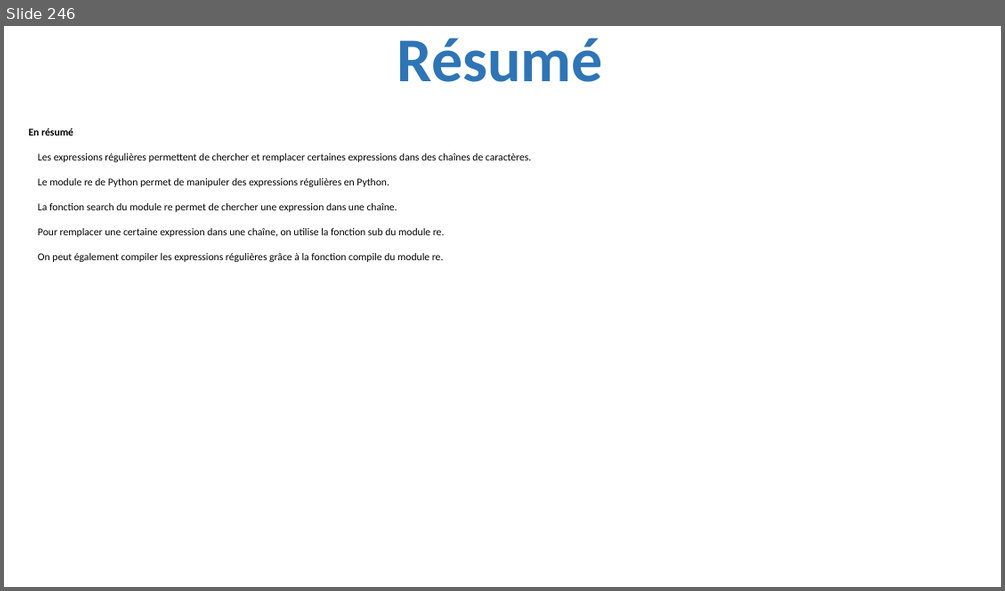
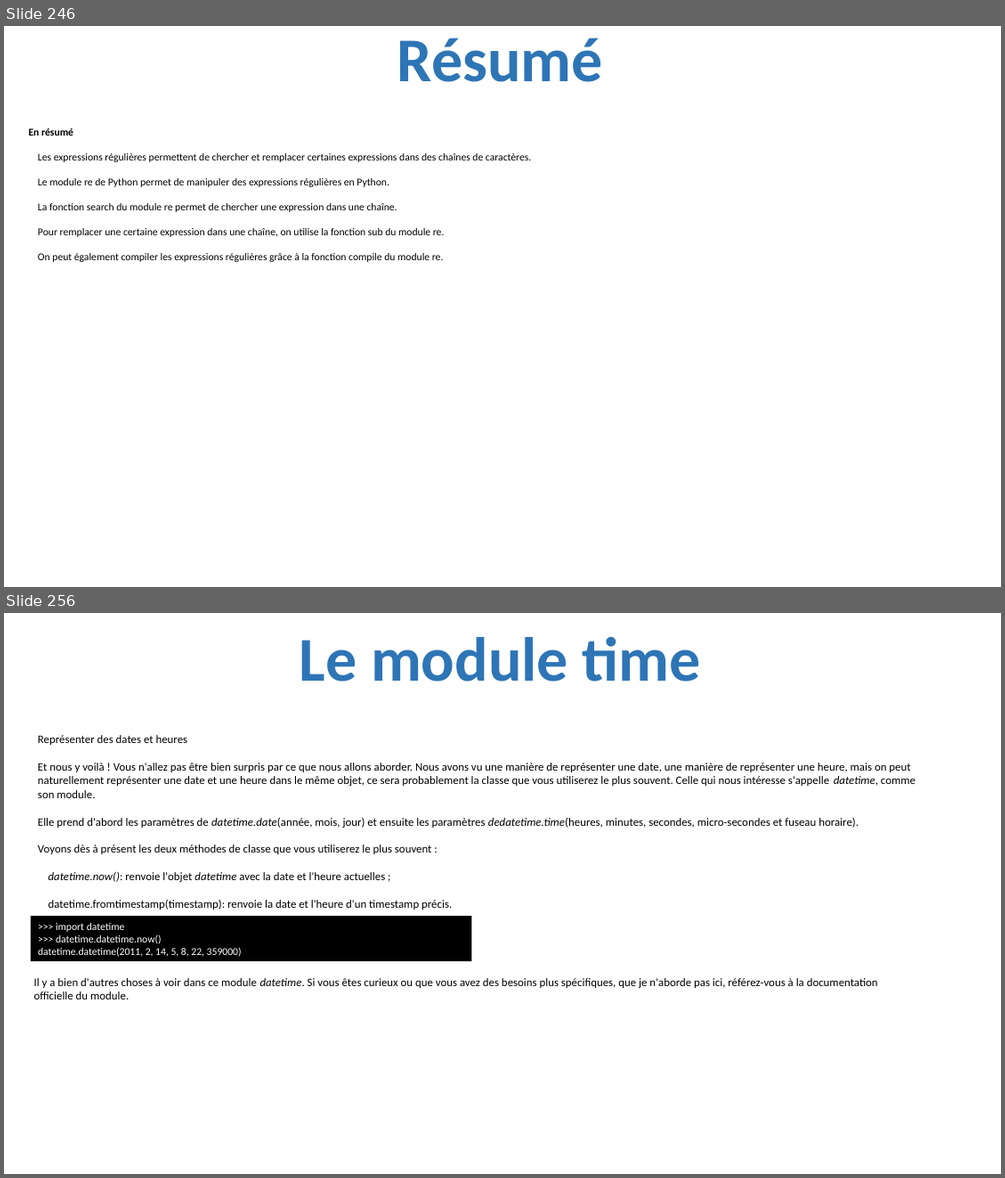
Before and after one commit to julienPalleau/PythonDoc, a slide deck: Python-resume.pptx. Shown one above the other, each under a label of ours: slide 246 before the commit, slides 246 and 256 after it; the slides between them are not shown. The pictures are 1005x591 and 1005x1178 pixels, drawn with LibreOffice and Linux fonts; fonts in the diff are those of the drawing. Boxes give left, top, right and bottom in pixels: in the first picture for what was removed or moved away, otherwise in the second. Text is boxed around its words. In the diff, an @@ line names an element or a change of style, - is before the commit and + after.

```diff
--- a/Python-resume.pptx
+++ b/Python-resume.pptx
@@ slide 256 added at bbox=[4, 613, 1001, 1174], background #FFFFFF @@
@@ title added at bbox=[299, 637, 701, 682], 60 pt, text #2E75B6, bold @@
+Le module time
@@ text added at bbox=[38, 735, 915, 909], 11 pt, text #000000 @@
+Représenter des dates et heures
+Et nous y voilà ! Vous n'allez pas être bien surpris par ce que nous allons aborder. Nous avons vu une manière de représenter une date, une manière de représenter une heure, mais on peut naturellement représenter une date et une heure dans le même objet, ce sera probablement la classe que vous utiliserez le plus souvent. Celle qui nous intéresse s'appelle datetime, comme son module.
+Elle prend d'abord les paramètres de datetime.date(année, mois, jour) et ensuite les paramètres dedatetime.time(heures, minutes, secondes, micro-secondes et fuseau horaire).
+Voyons dès à présent les deux méthodes de classe que vous utiliserez le plus souvent :
+datetime.now(): renvoie l'objet datetime avec la date et l'heure actuelles ;
+datetime.fromtimestamp(timestamp): renvoie la date et l'heure d'un timestamp précis.
@@ rectangle added at bbox=[30, 916, 471, 962], fill #000000, 10 pt, text #FFFFFF @@
+>>> import datetime
+>>> datetime.datetime.now()
+datetime.datetime(2011, 2, 14, 5, 8, 22, 359000)
@@ text added at bbox=[34, 978, 878, 999], 11 pt, text #000000 @@
+Il y a bien d'autres choses à voir dans ce module datetime. Si vous êtes curieux ou que vous avez des besoins plus spécifiques, que je n'aborde pas ici, référez-vous à la documentation officielle du module.
```
Also in this commit, not shown: 10 other slides added.
